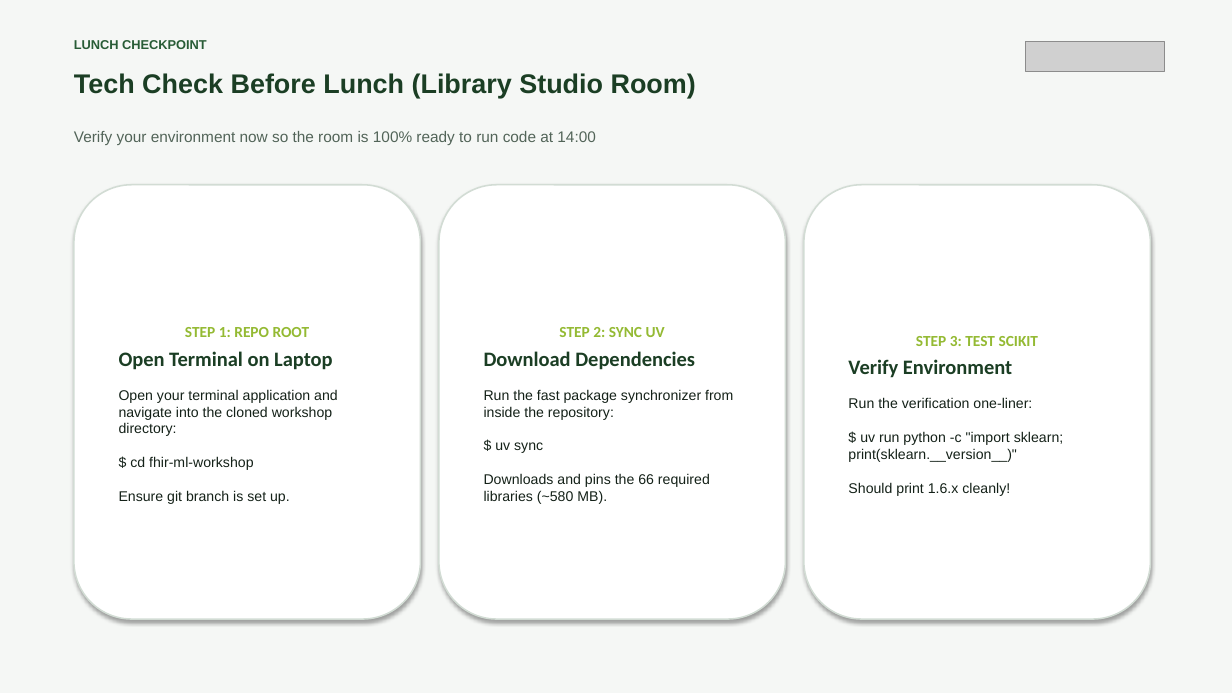
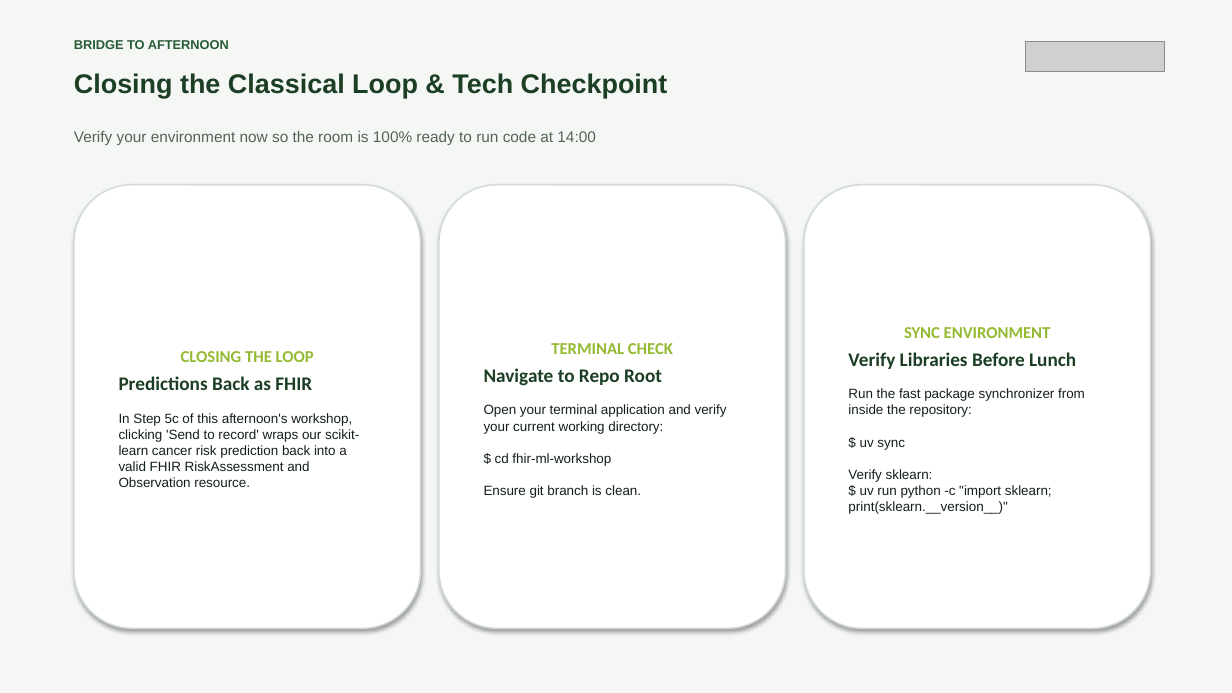
Before and after one commit to AIT-brainlab/fhir-ml-workshop, a slide deck: slide 29 of slides-morning/orientation-and-health-ai-foundations.pptx (slide 27 before the commit). Drawn at 1232x693 pixels with LibreOffice and Linux fonts; fonts in the diff are those of the drawing; grey boxes stand for pictures. Boxes give left, top, right and bottom in pixels: in the first picture for what was removed or moved away, otherwise in the second. Text is boxed around its words. In the diff, an @@ line names an element or a change of style, - is before the commit and + after.

Commit message:
Restructure morning session into 2+1 Phase architecture (29 slides)

```diff
--- a/slides-morning/orientation-and-health-ai-foundations.pptx
+++ b/slides-morning/orientation-and-health-ai-foundations.pptx
@@ text at bbox=[74, 40, 229, 49]: text changed @@
-LUNCH CHECKPOINT
+BRIDGE TO AFTERNOON
@@ text at bbox=[74, 73, 668, 98]: text changed @@
-Tech Check Before Lunch (Library Studio Room)
+Closing the Classical Loop & Tech Checkpoint
@@ rounded rectangle "CLOSING THE LOOP": place and size @@
-rounded rectangle "CLOSING THE LOOP" at bbox=[74, 185, 421, 619]
+rounded rectangle "CLOSING THE LOOP" at bbox=[74, 185, 421, 628]
@@ rounded rectangle "TERMINAL CHECK": place and size @@
-rounded rectangle "TERMINAL CHECK" at bbox=[439, 185, 786, 619]
+rounded rectangle "TERMINAL CHECK" at bbox=[439, 185, 786, 628]
@@ rounded rectangle "SYNC ENVIRONMENT": place and size @@
-rounded rectangle "SYNC ENVIRONMENT" at bbox=[804, 185, 1151, 619]
+rounded rectangle "SYNC ENVIRONMENT" at bbox=[804, 185, 1151, 628]
@@ text in rounded rectangle at bbox=[848, 327, 1085, 514]: text changed; size 11 to 10.5 pt @@
-STEP 3: TEST SCIKIT
-Verify Environment
-Run the verification one-liner:
-$ uv run python -c "import sklearn; print(sklearn.__version__)"
-Should print 1.6.x cleanly!
+SYNC ENVIRONMENT
+Verify Libraries Before Lunch
+Run the fast package synchronizer from inside the repository:
+$ uv sync
+Verify sklearn:
+$ uv run python -c "import sklearn; print(sklearn.__version__)"
@@ text in rounded rectangle at bbox=[119, 351, 359, 487]: text changed; size 11 to 10.5 pt @@
-STEP 1: REPO ROOT
-Open Terminal on Laptop
-Open your terminal application and navigate into the cloned workshop directory:
-$ cd fhir-ml-workshop
-Ensure git branch is set up.
+CLOSING THE LOOP
+Predictions Back as FHIR
+In Step 5c of this afternoon's workshop, clicking 'Send to record' wraps our scikit-learn cancer risk prediction back into a valid FHIR RiskAssessment and Observation resource.
@@ text in rounded rectangle at bbox=[484, 343, 727, 498]: text changed; size 11 to 10.5 pt @@
-STEP 2: SYNC UV
-Download Dependencies
-Run the fast package synchronizer from inside the repository:
-$ uv sync
-Downloads and pins the 66 required libraries (~580 MB).
+TERMINAL CHECK
+Navigate to Repo Root
+Open your terminal application and verify your current working directory:
+$ cd fhir-ml-workshop
+Ensure git branch is clean.
```
Also in this commit, not shown: 11 other slides changed, 17 slides added, 15 slides removed, 3 other files.
